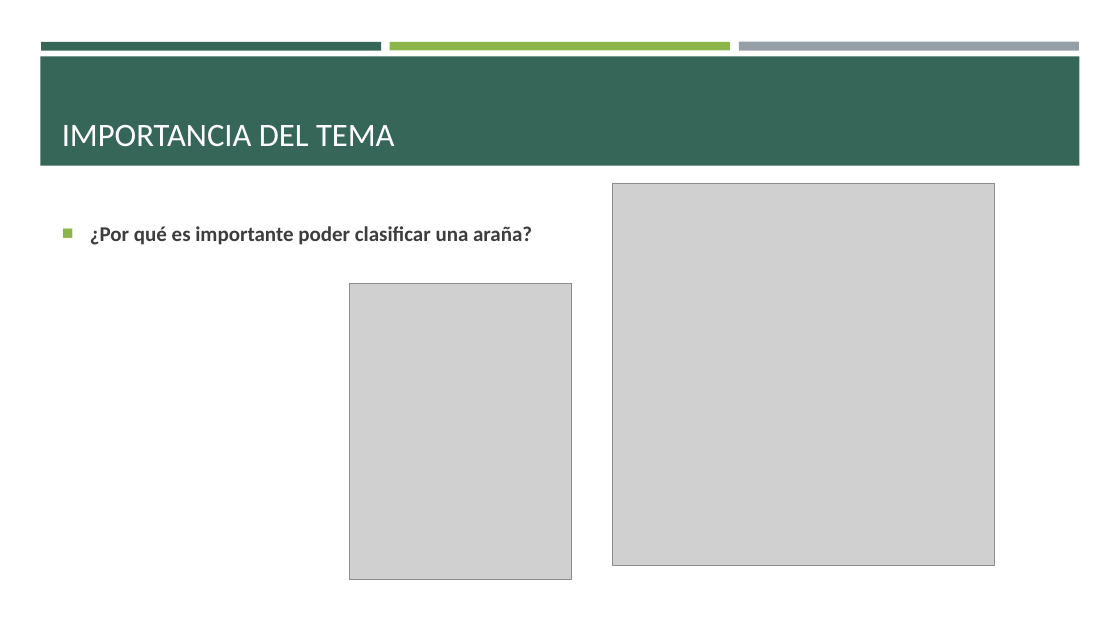
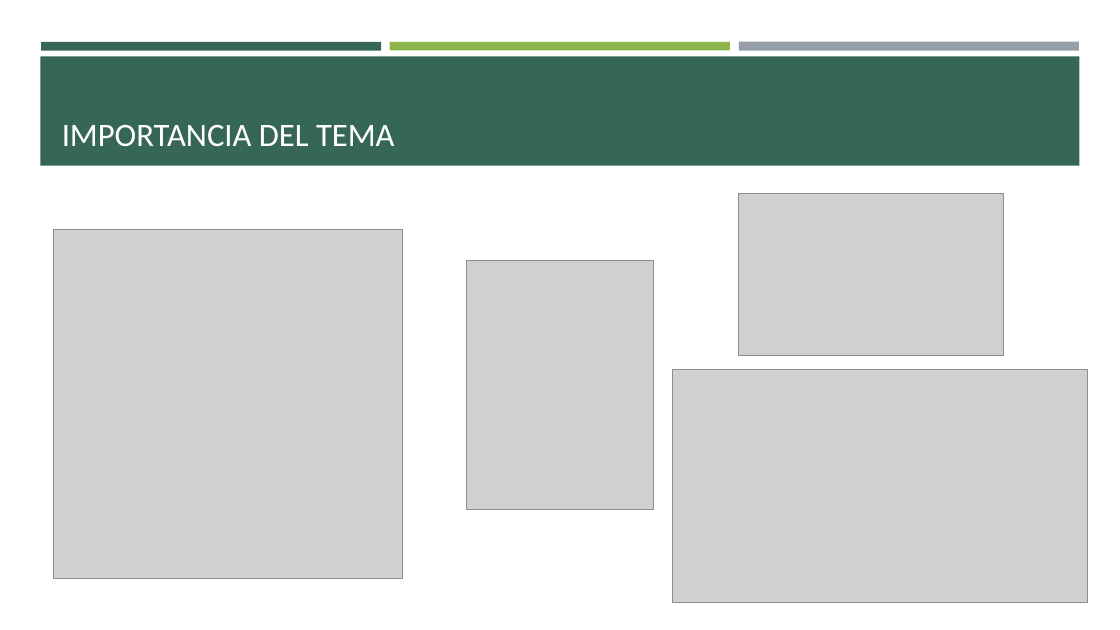
Before and after one commit to ErickaBermudez/spider-classification, a slide deck: slide 2 of docs/02 Final Project Presentation.pptx. Drawn at 1120x630 pixels with LibreOffice and Linux fonts; fonts in the diff are those of the drawing; grey boxes stand for pictures. Boxes give left, top, right and bottom in pixels: in the first picture for what was removed or moved away, otherwise in the second. Text is boxed around its words. In the diff, an @@ line names an element or a change of style, - is before the commit and + after.

```diff
--- a/docs/02 Final Project Presentation.pptx
+++ b/docs/02 Final Project Presentation.pptx
@@ picture removed at [613, 183, 995, 565] @@
@@ picture added at [739, 194, 1003, 356] @@
@@ picture added at [54, 229, 403, 579] @@
@@ text removed at [90, 226, 532, 245] @@
-■ ¿Por qué es importante poder clasificar una araña?
@@ picture: place and size @@
-picture at [350, 284, 572, 580]
+picture at [466, 260, 654, 510]
@@ picture added at [672, 369, 1087, 602] @@
```
Also in this commit, not shown: 1 other slide changed, 4 slides added, 3 slides removed, 2 other files.
